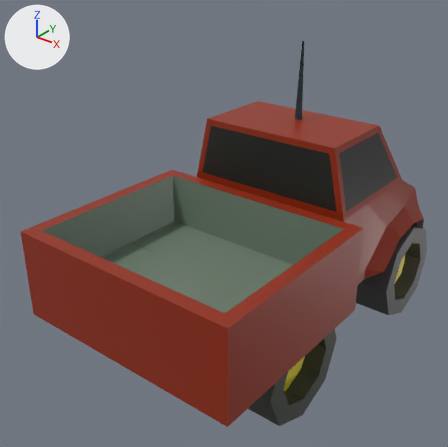
Before and after pictures for a commit that changed the OBJ model assets/rc-truck.obj.
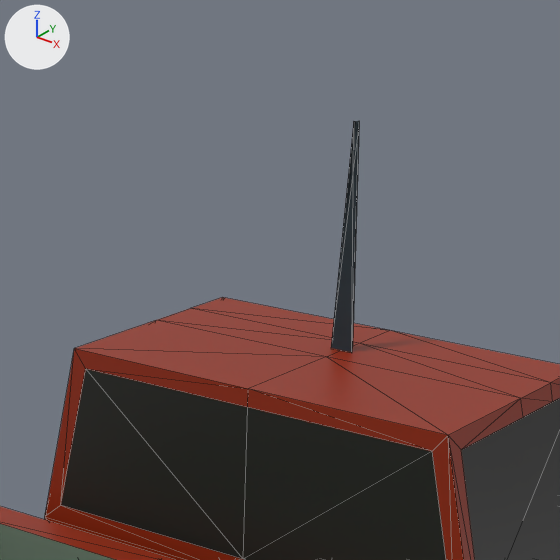
Each version appears first whole from a 50 mm lens placed at (2.57, -3.84, 3.19), pointed at (-0.18, -0.41, 1.06), and next in a close-up on the part from 41% to 83% of the width and 0% to 43% of the height. Arrows for +X, +Y and +Z are at upper left; the lights stay in place. The close-ups show mesh edges as thin lines. Where no turn or scale is listed for an object, it has been applied to the vertices. Vertices at the same position are counted once.
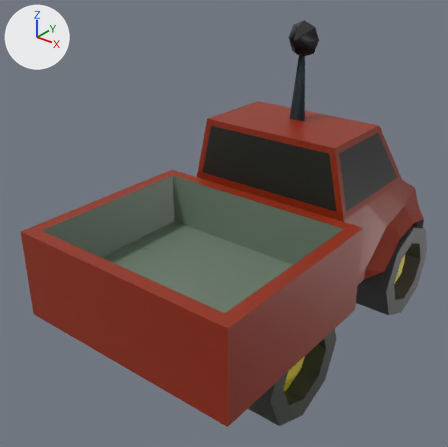
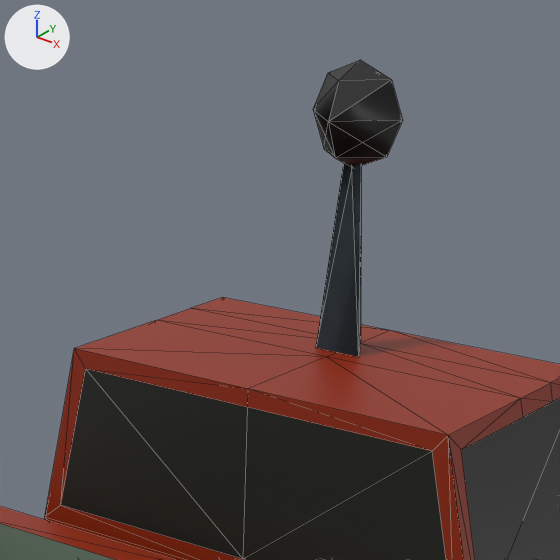
Commit message: Tweak truck antenna

What differs and where, as boxes (x1, y1, x2, y2) in the close-ups (560 x 560 px):
'Cube', reshaped: before (0, 121, 560, 560); after (0, 60, 560, 560)
part 1 of me_cube, rebuilt: before (331, 121, 359, 353); after (316, 163, 361, 357)
part 2 of me_cube, added (black): after (313, 60, 403, 167)

Edits to the bpy script that builds the scene:
```text
Change me_cube:
    used by ob_cube; location = (0.0, 0.0, 0.0)
    remove me_cube.from_pydata(...)  # 326 vertices, 602 faces; spans x -0.91..0.91, y -1.73..1.45, z 0.0..2.38
    add me_cube.from_pydata(...)  # 350 vertices, 662 faces; spans x -0.91..0.91, y -1.73..1.45, z 0.0..2.53
    me_cube part 1: the loose piece of 6 vertices spanning x -0.03..0.03, y 0.33..0.39, z 1.76..2.38 is rebuilt with 6 vertices and now spans x -0.07..0.07, y 0.31..0.43, z 1.76..2.38
    me_cube part 2: a new loose piece of 14 vertices spanning x -0.14..0.14, y 0.21..0.48, z 2.25..2.53, in mat_material (picture img_imphenziapalette01_png)
```
